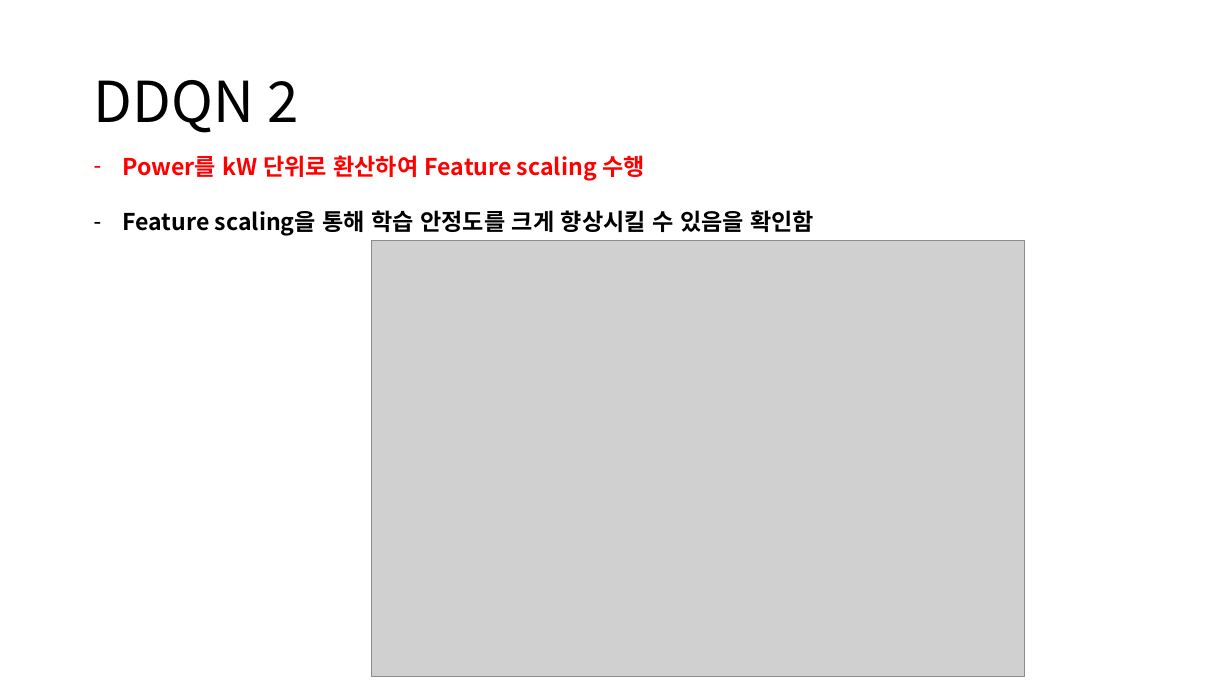
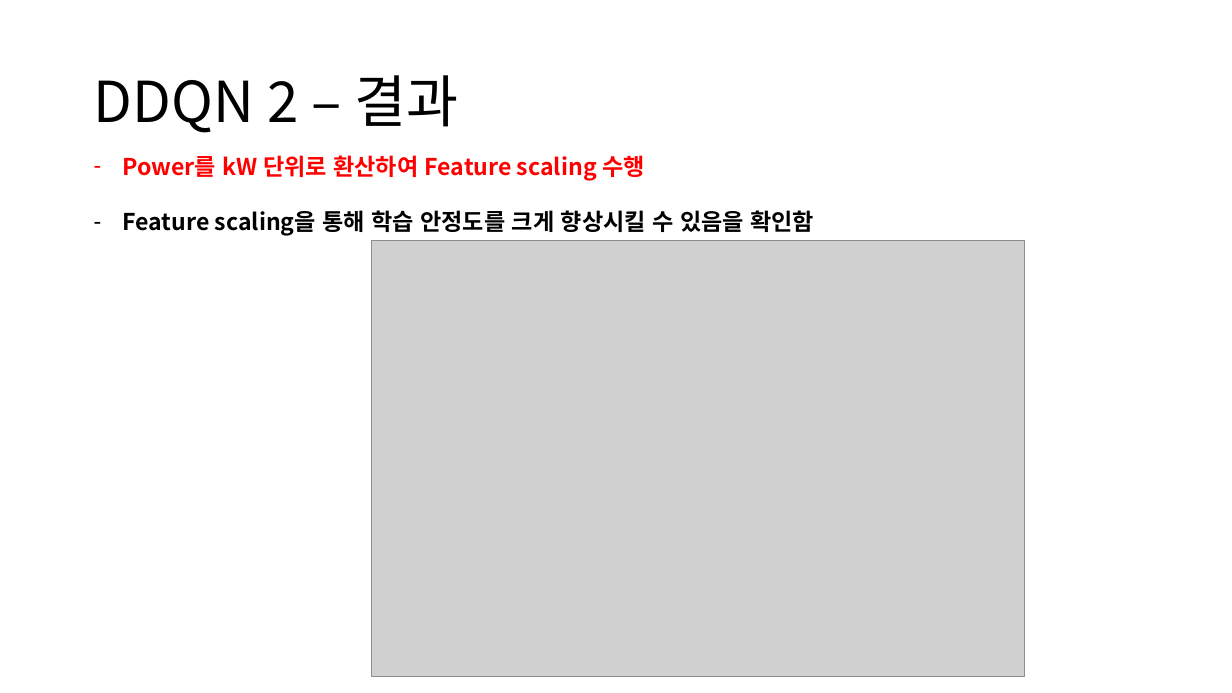
Before and after one commit to zidane89/experiment, a slide deck: slide 5 of 실험정리.pptx. Drawn at 1232x693 pixels with LibreOffice and Linux fonts; fonts in the diff are those of the drawing; grey boxes stand for pictures. Boxes give left, top, right and bottom in pixels: in the first picture for what was removed or moved away, otherwise in the second. Text is boxed around its words. In the diff, an @@ line names an element or a change of style, - is before the commit and + after.

```diff
--- a/실험정리.pptx
+++ b/실험정리.pptx
@@ title at <box>94,75,458,133</box>: text changed @@
-DDQN 2
+DDQN 2 – 결과
```
Also in this commit, not shown: 1 other slide changed, 1 slide added.
